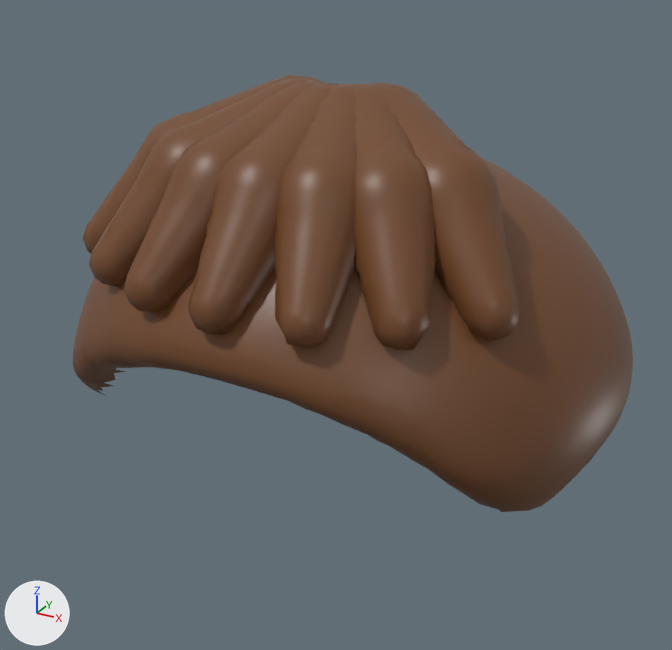
The glTF model adventure/assets/hair/hair_crop.glb as it was, and as the next commit left it.
One viewpoint serves both versions: a 50 mm camera at (0.296, -0.53, 0.867) aimed at (-0.007, 0.022, 0.591). Lighting does not change. The marker at lower left points along +X, +Y and +Z. The first picture is the older version.

The first picture shows 'hair', 'hair_parts'.
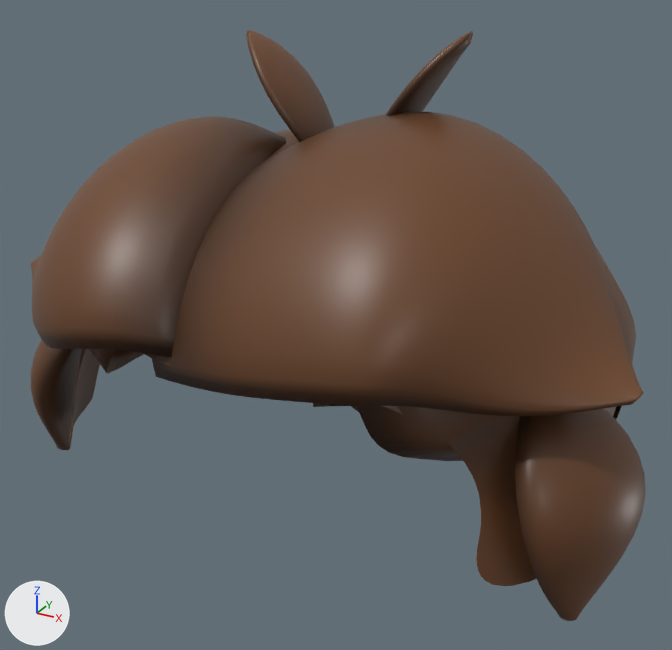
Diff of the bpy script that builds the scene:
```diff
--- a/adventure/assets/hair/hair_crop.glb.py
+++ b/adventure/assets/hair/hair_crop.glb.py
@@ me_hair @@
 # used by ob_hair; location = (0.0, 0.0, 0.0)
-me_hair.from_pydata(...)  # 2202 vertices, 4274 faces; spans x -0.203..0.203, y -0.142..0.222, z 0.523..0.731
+me_hair.from_pydata(...)  # 1711 vertices, 3161 faces; spans x -0.202..0.202, y -0.142..0.218, z 0.457..0.725
+# me_hair part 1: 2202 vertices removed from x -0.203..0.203, y -0.142..0.222, z 0.523..0.731; 1711 vertices added at x -0.202..0.202, y -0.142..0.218, z 0.457..0.725
 me_hair.materials.append(mat_hair)
@@ me_hair_locks @@
+me_hair_locks.from_pydata(...)  # 6784 vertices, 13540 faces; spans x -0.231..0.231, y -0.156..0.231, z 0.422..0.802
+me_hair_locks.materials.append(mat_hair)
@@ ob_hair_parts @@
-ob_hair_parts = bpy.data.objects.new('hair_parts', me_hair_parts)
-ob_hair_parts.location = (0.0, 0.0, 0.0)
@@ ob_hair_locks @@
+ob_hair_locks = bpy.data.objects.new('hair_locks', me_hair_locks)
+ob_hair_locks.location = (0.0, 0.0, 0.0)
```

What differs and where, as boxes (x1, y1, x2, y2) in the pictures (672 x 650 px):
'hair_locks', added (brown): after (31, 30, 646, 621)
'hair_parts', deleted (brown): before (83, 75, 519, 350)
'hair', reshaped (mostly hidden afterwards): before (73, 158, 633, 512); after (68, 348, 622, 586)
